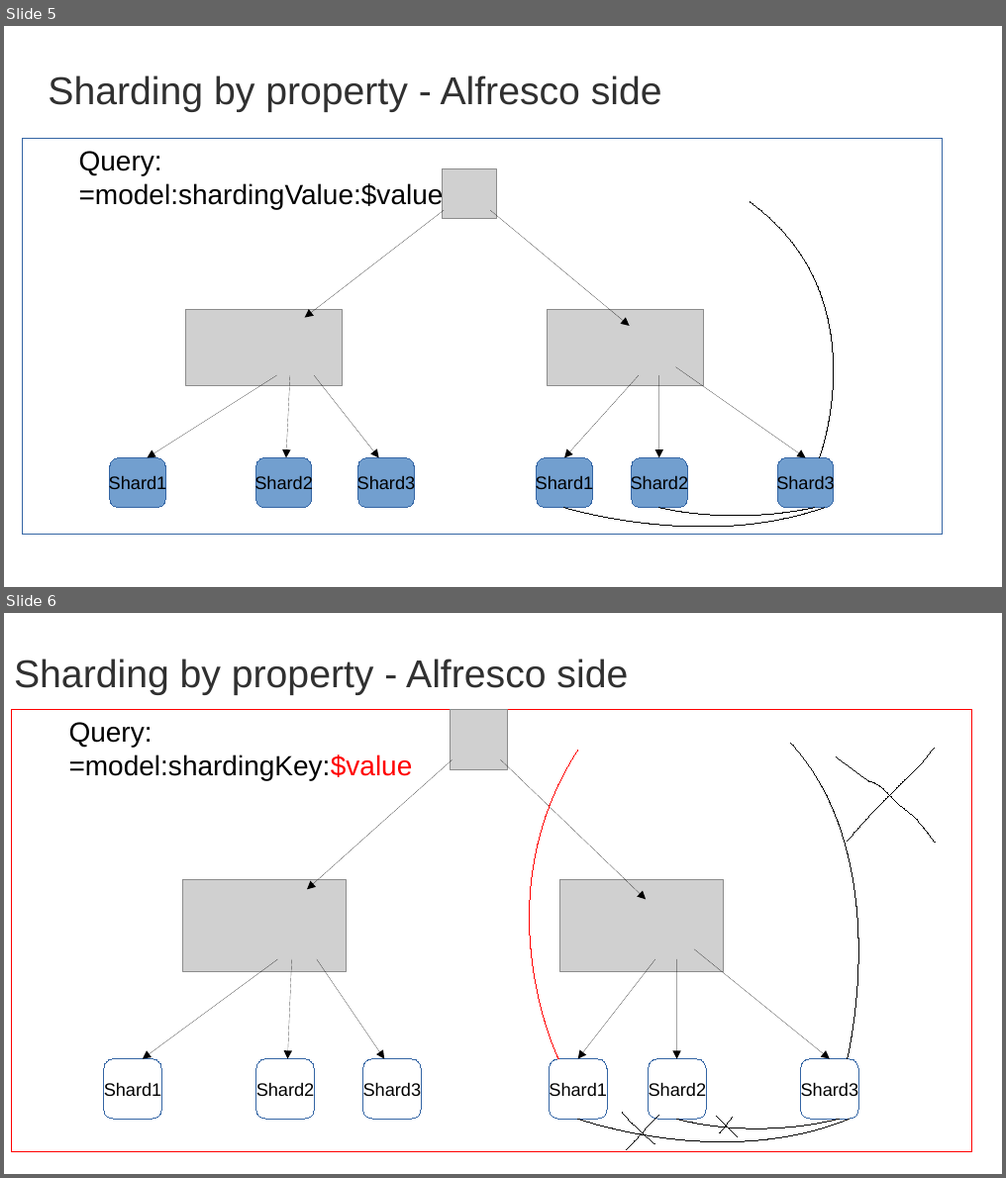
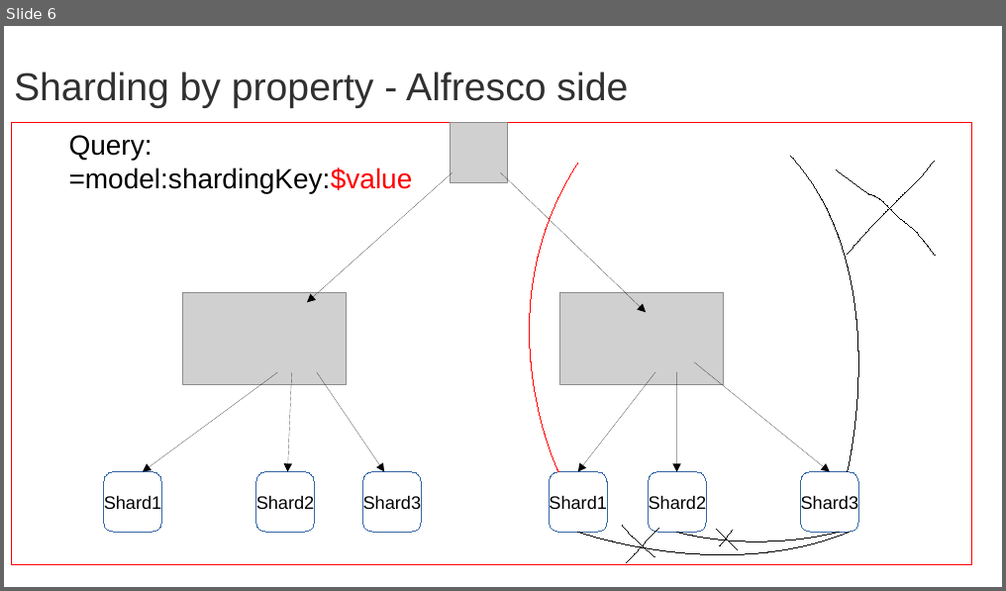
Before and after one commit to OrderOfTheBee/beecon, a slide deck: 2017/assets/files/L21/BeeCon2017.odp. Shown one above the other, each under a label of ours: slides 5 and 6 before the commit, slide 6 after it. The pictures are 1006x1178 and 1006x591 pixels, drawn with LibreOffice and Linux fonts; fonts in the diff are those of the drawing; grey boxes stand for pictures; background and template pictures are left out. Boxes give left, top, right and bottom in pixels: in the first picture for what was removed or moved away, otherwise in the second. Text is boxed around its words. In the diff, an @@ line names an element or a change of style, - is before the commit and + after.

```diff
--- a/2017/assets/files/L21/BeeCon2017.odp
+++ b/2017/assets/files/L21/BeeCon2017.odp
@@ slide 5 removed at [4, 26, 1002, 587], background picture (left out) @@
@@ title removed at [48, 76, 662, 112] @@
-Sharding by property - Alfresco side
@@ rectangle removed at [22, 139, 943, 535] @@
-● Query:
-  =model:shardingValue:$value
@@ text removed at [48, 166, 436, 185] @@
-Notice the visual cue when the slide changes
@@ picture removed at [443, 169, 497, 219] @@
@@ text removed at [528, 201, 768, 204] @@
-SolrQueryHTTPClient
@@ freeform shape removed at [749, 201, 834, 458] @@
@@ arrow removed from (445, 210) to (304, 317) @@
@@ arrow removed from (490, 210) to (630, 326) @@
@@ text removed at [533, 224, 812, 253] @@
-&shards=shard1,shard2,shard3
@@ picture removed at [185, 309, 342, 386] @@
@@ picture removed at [548, 309, 704, 386] @@
@@ arrow removed from (276, 375) to (147, 458) @@
@@ arrow removed from (290, 375) to (286, 458) @@
@@ arrow removed from (314, 375) to (379, 458) @@
@@ arrow removed from (639, 375) to (564, 458) @@
@@ arrow removed from (658, 375) to (658, 458) @@
@@ arrow removed from (675, 368) to (805, 458) @@
@@ rounded rectangle removed at [110, 458, 165, 508] @@
-Shard1
@@ rounded rectangle removed at [256, 458, 312, 508] @@
-Shard2
@@ rounded rectangle removed at [358, 458, 414, 508] @@
-Shard3
@@ rounded rectangle removed at [537, 458, 593, 508] @@
-Shard1
@@ rounded rectangle removed at [632, 458, 687, 508] @@
-Shard2
@@ rounded rectangle removed at [777, 458, 834, 508] @@
-Shard3
@@ freeform shape removed at [564, 508, 825, 527] @@
@@ freeform shape removed at [658, 508, 814, 516] @@
```
Also in this commit, not shown: 8 slides changed, 2 slides added, 1 other slide removed, 15 other files.
